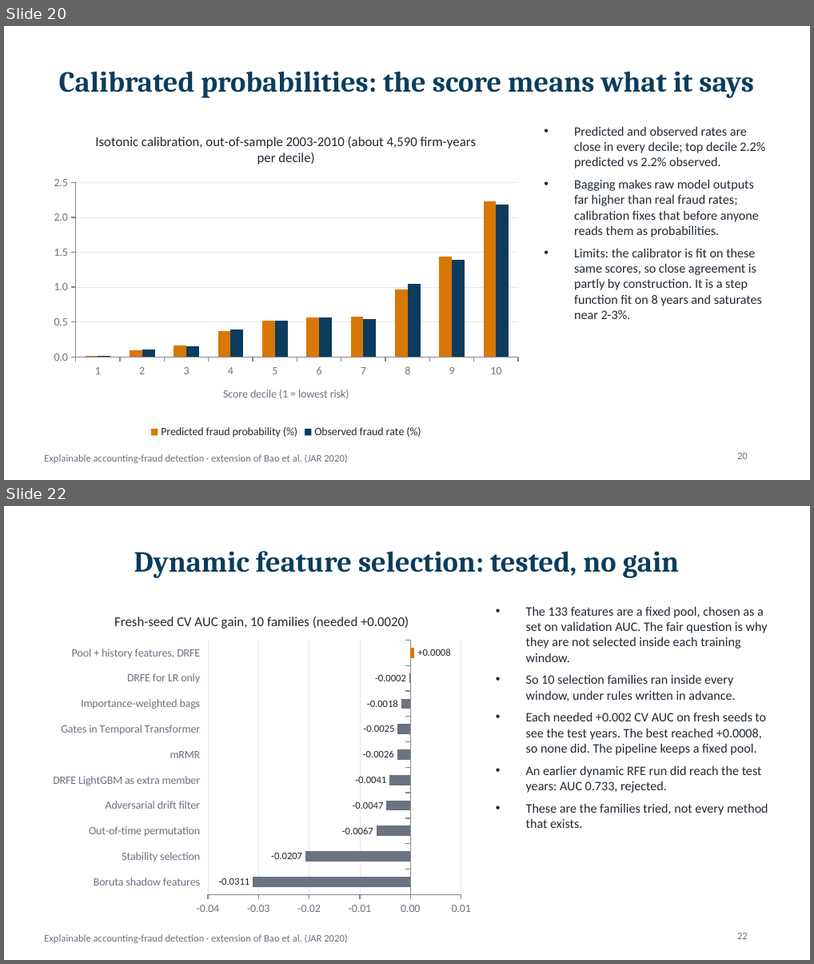
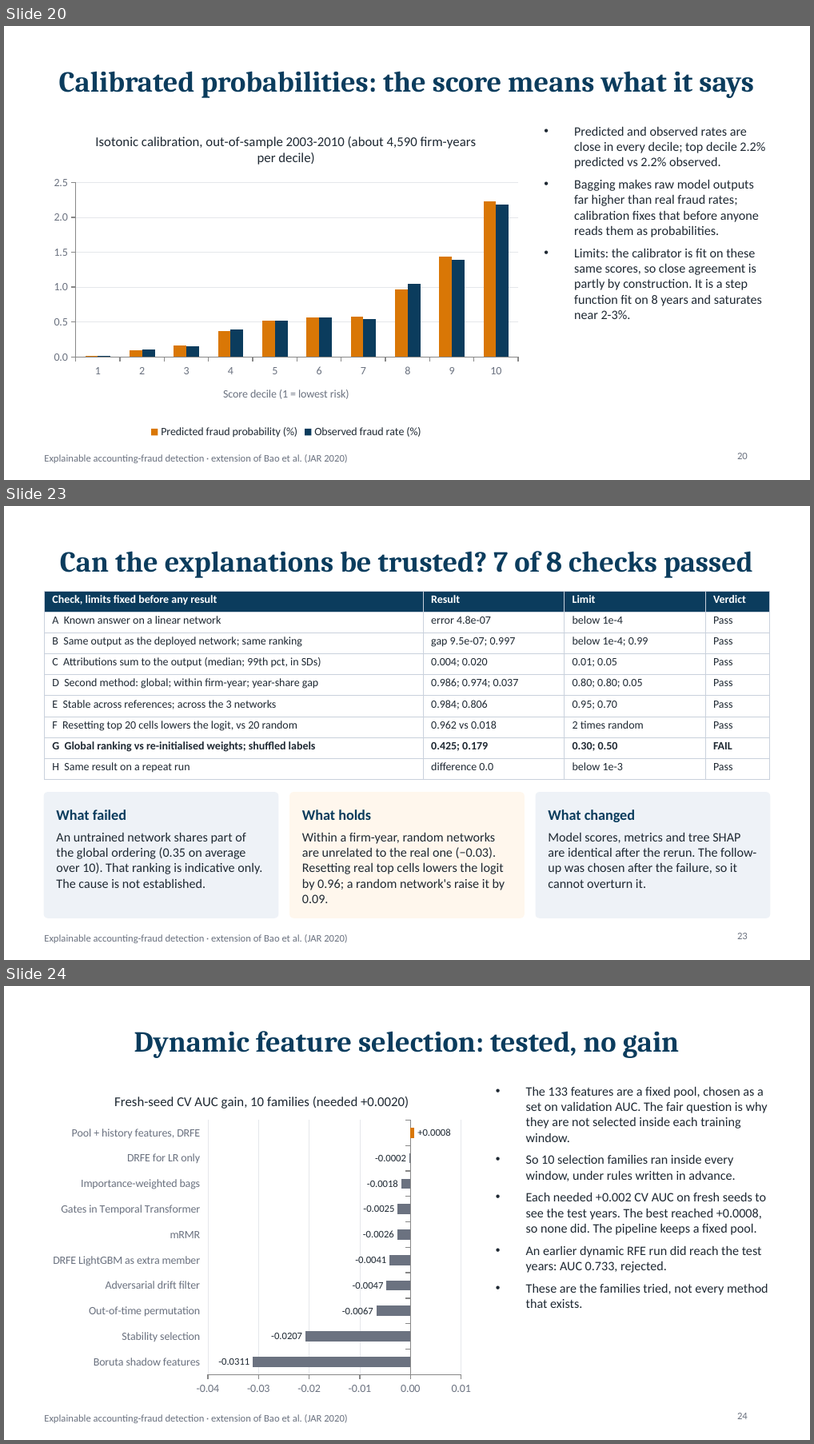
Before and after one commit to dhruv-37/Final-Year-Project-Minor, a slide deck: presentation/Fraud_Detection_Project.pptx. Shown one above the other, each under a label of ours: slides 20 and 22 before the commit, slides 20, 23 and 24 after it; the slides between them are not shown. The pictures are 814x964 and 814x1444 pixels, drawn with LibreOffice and Linux fonts; fonts in the diff are those of the drawing. Boxes give left, top, right and bottom in pixels: in the first picture for what was removed or moved away, otherwise in the second. Text is boxed around its words. In the diff, an @@ line names an element or a change of style, - is before the commit and + after.

```diff
--- a/presentation/Fraud_Detection_Project.pptx
+++ b/presentation/Fraud_Detection_Project.pptx
@@ slide 23 added at (x1=4, y1=506, x2=810, y2=960), background #FFFFFF; not listed: 1 template element that a slide beside it also shows @@
@@ title added at (x1=60, y1=551, x2=754, y2=578), 26 pt, text #0B3C5D, bold @@
+Can the explanations be trusted? 7 of 8 checks passed
@@ table added at (x1=44, y1=591, x2=770, y2=808), 9 rows, 4 columns @@
+Check, limits fixed before any result | Result | Limit | Verdict
+A Known answer on a linear network | error 4.8e-07 | below 1e-4 | Pass
+B Same output as the deployed network; same ranking | gap 9.5e-07; 0.997 | below 1e-4; 0.99 | Pass
+C Attributions sum to the output (median; 99th pct, in SDs) | 0.004; 0.020 | 0.01; 0.05 | Pass
+D Second method: global; within firm-year; year-share gap | 0.986; 0.974; 0.037 | 0.80; 0.80; 0.05 | Pass
+E Stable across references; across the 3 networks | 0.984; 0.806 | 0.95; 0.70 | Pass
+F Resetting top 20 cells lowers the logit, vs 20 random | 0.962 vs 0.018 | 2 times random | Pass
+G Global ranking vs re-initialised weights; shuffled labels | 0.425; 0.179 | 0.30; 0.50 | FAIL
+H Same result on a repeat run | difference 0.0 | below 1e-3 | Pass
@@ rounded rectangle added at (x1=44, y1=792, x2=278, y2=917), fill #EEF2F7, outline #EEF2F7 1 pt @@
@@ rounded rectangle added at (x1=290, y1=792, x2=524, y2=917), fill #FFF7ED, outline #FFF7ED 1 pt @@
@@ rounded rectangle added at (x1=536, y1=792, x2=770, y2=917), fill #EEF2F7, outline #EEF2F7 1 pt @@
@@ text added at (x1=56, y1=809, x2=126, y2=820), 13 pt, text #0B3C5D, bold @@
+What failed
@@ text added at (x1=302, y1=809, x2=371, y2=820), 13 pt, text #0B3C5D, bold @@
+What holds
@@ text added at (x1=548, y1=809, x2=635, y2=822), 13 pt, text #0B3C5D, bold @@
+What changed
@@ text added at (x1=56, y1=832, x2=262, y2=888), 11.5 pt, text #1F2933 @@
+An untrained network shares part of the global ordering (0.35 on average over 10). That ranking is indicative only. The cause is not established.
@@ text added at (x1=302, y1=832, x2=506, y2=903), 11.5 pt, text #1F2933 @@
+Within a firm-year, random networks are unrelated to the real one (−0.03). Resetting real top cells lowers the logit by 0.96; a random network's raise it by 0.09.
@@ text added at (x1=548, y1=832, x2=757, y2=888), 11.5 pt, text #1F2933 @@
+Model scores, metrics and tree SHAP are identical after the rerun. The follow-up was chosen after the failure, so it cannot overturn it.
@@ page number added at (x1=738, y1=932, x2=748, y2=939), 9 pt, text #6B7280 @@
+23
@@ what was slide 22 is now slide 24 @@
@@ page number at (x1=738, y1=1412, x2=748, y2=1419): text changed @@
-22
+24
```
Also in this commit, not shown: 3 slides changed, 1 other slide added, 25 other files.
